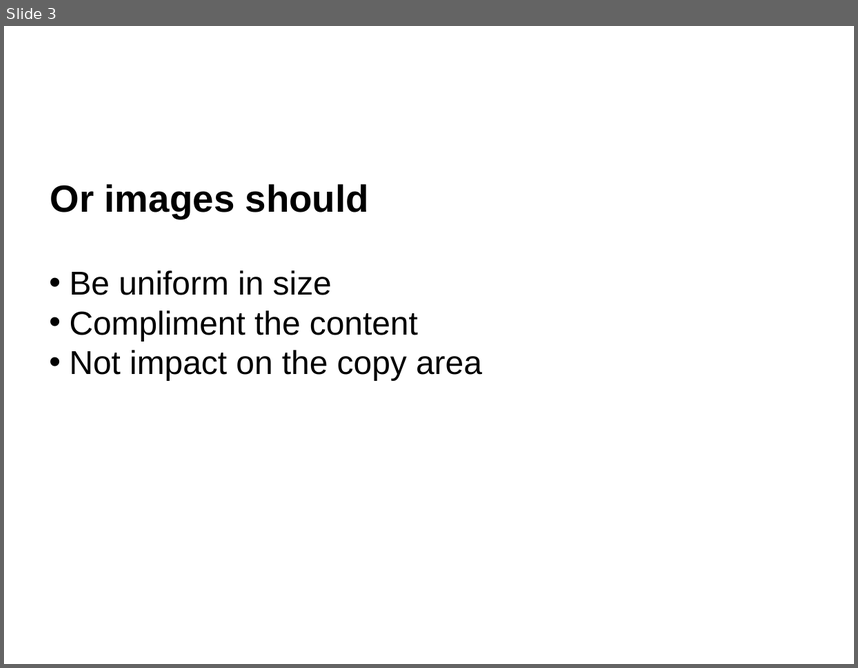
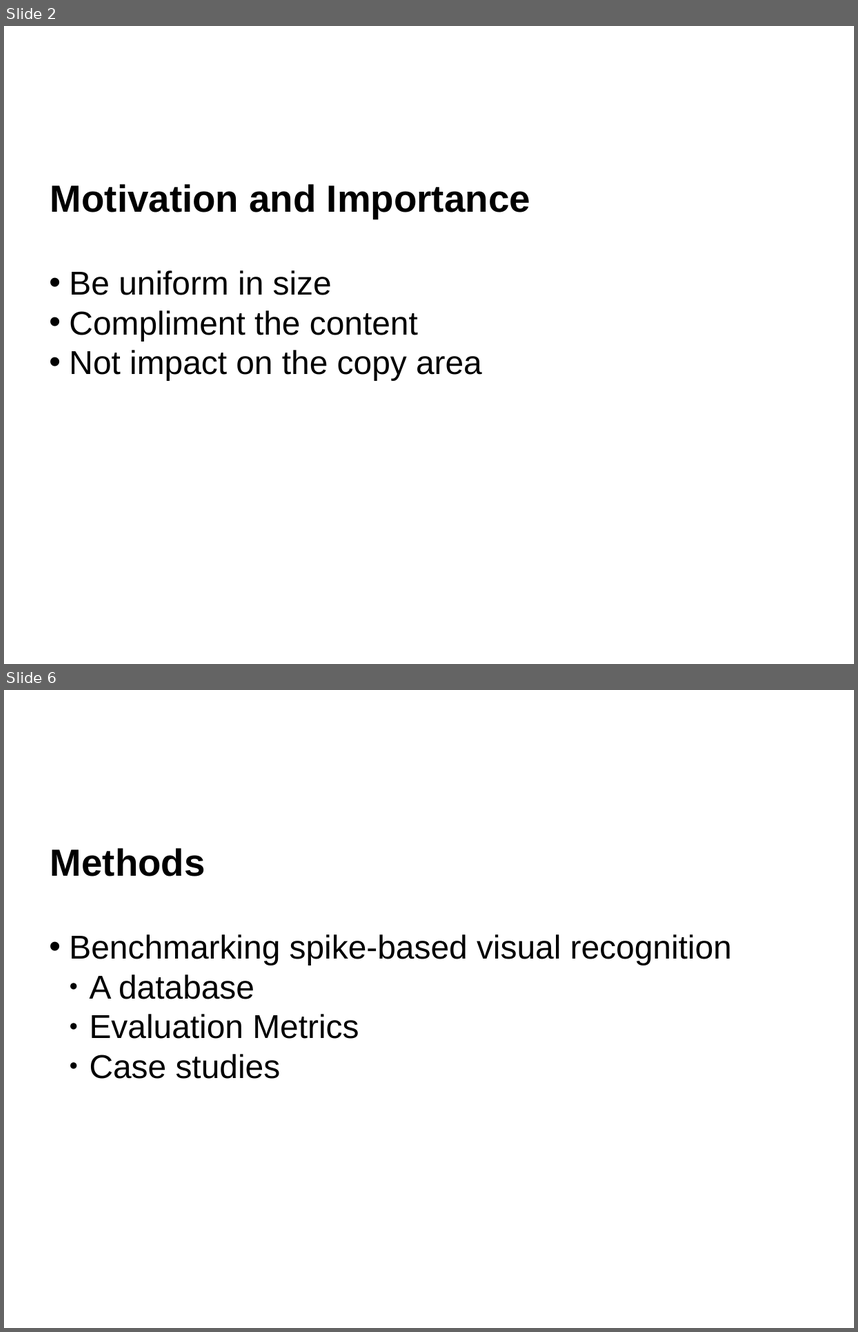
Before and after one commit to qian-liu/2nd_year_short_report, a slide deck: 2nd_year_int.pptx. Shown one above the other, each under a label of ours: slide 3 before the commit, slides 2 and 6 after it; the slides between them are not shown. The pictures are 858x668 and 858x1332 pixels, drawn with LibreOffice and Linux fonts; fonts in the diff are those of the drawing; background and template pictures are left out. Boxes give left, top, right and bottom in pixels: in the first picture for what was removed or moved away, otherwise in the second. Text is boxed around its words. In the diff, an @@ line names an element or a change of style, - is before the commit and + after.

```diff
--- a/2nd_year_int.pptx
+++ b/2nd_year_int.pptx
@@ slide 6 added at (4,690,854,1328), background #FFFFFF @@
@@ text added at (50,848,205,876), 32 pt, text #000000, bold @@
+Methods
@@ text added at (69,934,732,1078), 28 pt, text #000000 @@
+• Benchmarking spike-based visual recognition
+  ● A database
+  ● Evaluation Metrics
+  ● Case studies
@@ what was slide 3 is now slide 2 @@
@@ slide 2 changed as well @@
@@ text at (50,184,530,219): text changed @@
-Or images should
+Motivation and Importance
```
Also in this commit, not shown: 1 other slide changed, 8 other slides added, 2 slides removed, 41 other files.
